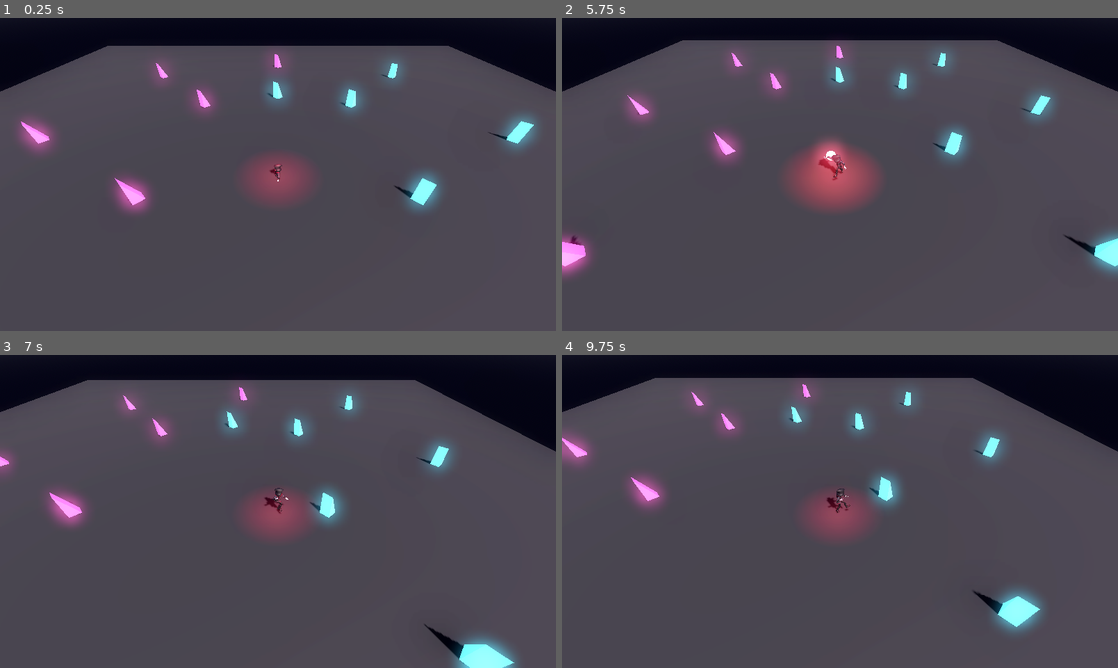
Above: before the commit, frames 1-4 (two rows, left to right).
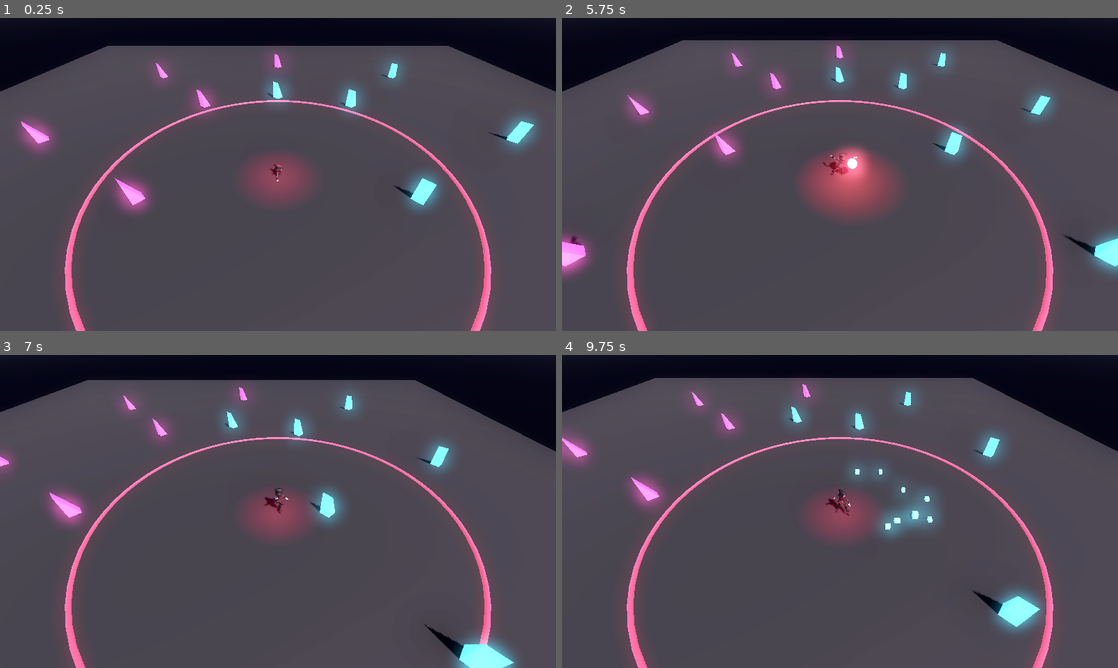
Above: after the commit, the same moments.

Repository: v-prokofev/MisterV
Game: Godot game, scene res://scenes/main.tscn
Same seed, same stepped clock (60 frames per second), same inputs: the game is played once before the commit and once after it.
Inputs (mouse positions are in pixels of both pictures, inside the frame that each line leads up to):
- Up to frame 1 (0.25 s): no input
- Up to frame 2 (5.75 s): tap Enter at 0.5 s; move the mouse to (962, 158) at 0.52 s; hold D (move_right) 0.53-1.28 s; click (962, 158) at 0.67 s; move the mouse to (728, 190) at 1.27 s; hold S (move_backward) 1.28-2.03 s; move the mouse to (895, 105) at 2.02 s; hold D (move_right) 2.03-2.78 s; move the mouse to (812, 237) at 2.77 s; hold W (move_forward) 2.78-3.53 s; click (812, 237) at 2.92 s; move the mouse to (1006, 221) at 3.52 s; hold A (move_left) 3.53-5.03 s; move the mouse to (673, 127) at 4.27 s; move the mouse to (867, 174) at 5.02 s; hold S (move_backward) from 5.03 s (still down); click (867, 174) at 5.17 s
- Up to frame 3 (7 s): move the mouse to (194, 433) at 5.77 s; release S (move_backward) at 5.78 s; hold D (move_right) 5.78-6.53 s; move the mouse to (400, 495) at 6.52 s; hold W (move_forward) from 6.53 s (still down)
- Up to frame 4 (9.75 s): move the mouse to (728, 527) at 7.27 s; release W (move_forward) at 7.28 s; hold D (move_right) 7.28-8.03 s; click (728, 527) at 7.42 s; move the mouse to (895, 442) at 8.02 s; hold S (move_backward) 8.03-8.78 s; move the mouse to (812, 574) at 8.77 s; hold A (move_left) 8.78-9.53 s; move the mouse to (1006, 558) at 9.52 s; hold W (move_forward) from 9.53 s (still down); click (1006, 558) at 9.67 s

The runs differ from the first frame. In frame 1, 1.8% of the frame differs, in the area x 11-89%, y 26-100%; in frame 2, 4.8%; in frame 3, 1.7%; in frame 4, 3.5%.

Commit message:
Implement limited 11m attack radius with semi-transparent glowing crimson aura ring under player feet

Diff:
--- a/src/scripts/player.gd
+++ b/src/scripts/player.gd
@@ -1,7 +1,7 @@
 extends CharacterBody3D
 
 @export var move_speed: float = 6.5
-@export var attack_range: float = 25.0
+@export var attack_range: float = 11.0
 @export var attack_cooldown: float = 2.4
 @export_range(0.0, 1.0) var attack_cast_point_ratio: float = 0.40
 @export var magic_sphere_scene: PackedScene = preload("res://scenes/magic_sphere.tscn")
@@ -21,6 +21,7 @@
 var anim_tree: AnimationTree = null
 var is_attacking: bool = false
 var is_moving: bool = false
+var attack_ring_mesh_instance: MeshInstance3D = null
 
 var current_target: Node3D = null
 var attack_timer: float = 0.0
@@ -47,6 +48,7 @@
 	_setup_character_texture()
 	_setup_animation_library()
 	_setup_animation_tree()
+	_setup_attack_range_ring()
 
 func _unhandled_input(event: InputEvent) -> void:
 	if event is InputEventMouseButton and event.pressed:
@@ -434,7 +436,35 @@
 		if dummy.has_method("is_targetable") and not dummy.is_targetable():
 			continue
 		var dist = global_position.distance_to(dummy.global_position)
-		if dist < min_dist:
+		if dist <= min_dist:
 			min_dist = dist
 			nearest = dummy
 	return nearest
+
+func _setup_attack_range_ring() -> void:
+	attack_ring_mesh_instance = MeshInstance3D.new()
+	attack_ring_mesh_instance.name = "AttackRangeRing"
+	add_child(attack_ring_mesh_instance)
+	attack_ring_mesh_instance.position = Vector3(0, 0.04, 0)
+	_update_attack_ring_mesh()
+
+func _update_attack_ring_mesh() -> void:
+	if not attack_ring_mesh_instance:
+		return
+	var torus := TorusMesh.new()
+	torus.outer_radius = attack_range
+	torus.inner_radius = max(0.1, attack_range - 0.22)
+	torus.rings = 64
+	torus.ring_segments = 8
+
+	var mat := StandardMaterial3D.new()
+	mat.transparency = BaseMaterial3D.TRANSPARENCY_ALPHA
+	mat.albedo_color = Color(0.95, 0.2, 0.35, 0.35)
+	mat.emission_enabled = true
+	mat.emission = Color(0.95, 0.2, 0.35)
+	mat.emission_energy_multiplier = 2.0
+	mat.cull_mode = BaseMaterial3D.CULL_DISABLED
+	mat.roughness = 0.5
+
+	torus.material = mat
+	attack_ring_mesh_instance.mesh = torus
Not shown, changed: lor.md
